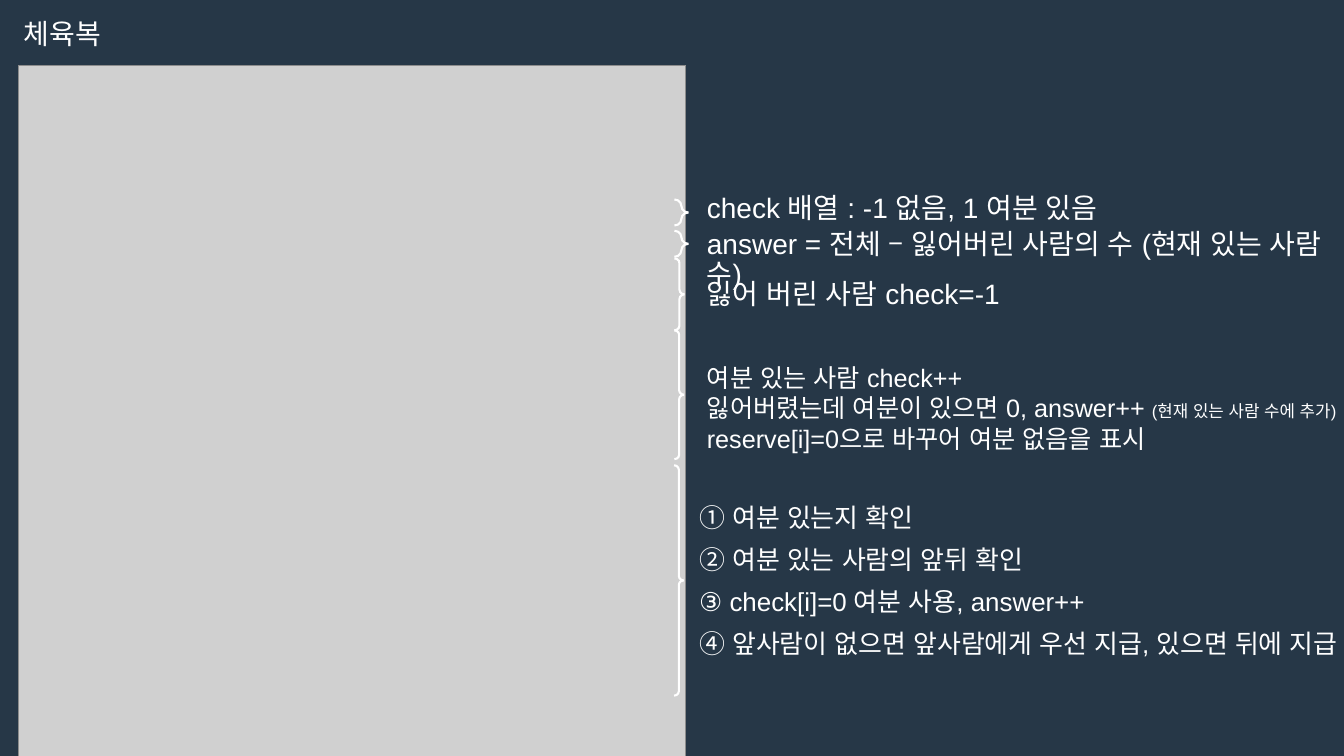
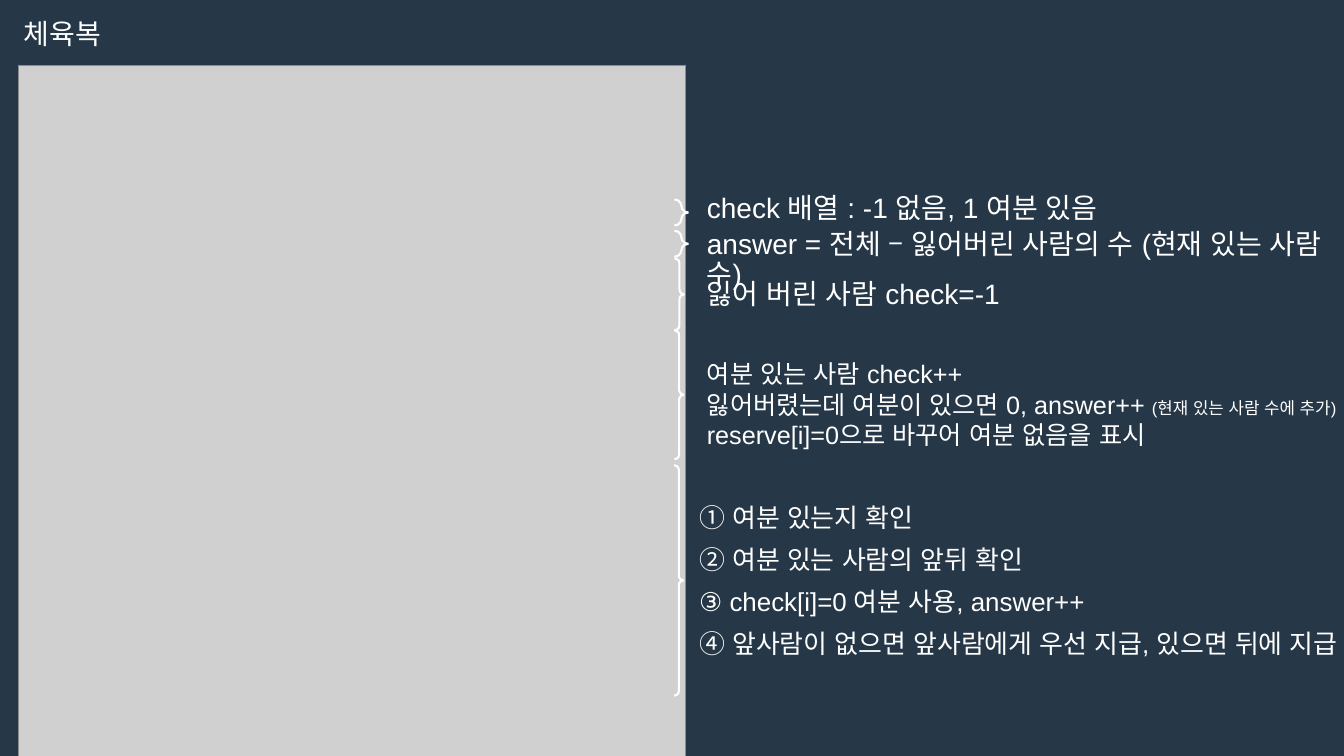
Before and after one commit to 1hk-star/Konkuk_SecurityFACT_Algorithm, a slide deck: slide 2 of 9주차/발표자료/코드 리뷰 자료/유의진/그리디 문제풀이 유의진.pptx. Drawn at 1344x756 pixels with LibreOffice and Linux fonts; fonts in the diff are those of the drawing; grey boxes stand for pictures. Boxes give left, top, right and bottom in pixels: in the first picture for what was removed or moved away, otherwise in the second. Text is boxed around its words. In the diff, an @@ line names an element or a change of style, - is before the commit and + after.

```diff
--- a/9주차/발표자료/코드 리뷰 자료/유의진/그리디 문제풀이 유의진.pptx
+++ b/9주차/발표자료/코드 리뷰 자료/유의진/그리디 문제풀이 유의진.pptx
@@ text "여분 있는 사람 check++" moved from (x1=707, y1=366, x2=1337, y2=453) to (x1=707, y1=362, x2=1337, y2=450) @@
```
Also in this commit, not shown: 1 slide added, 1 other file.
